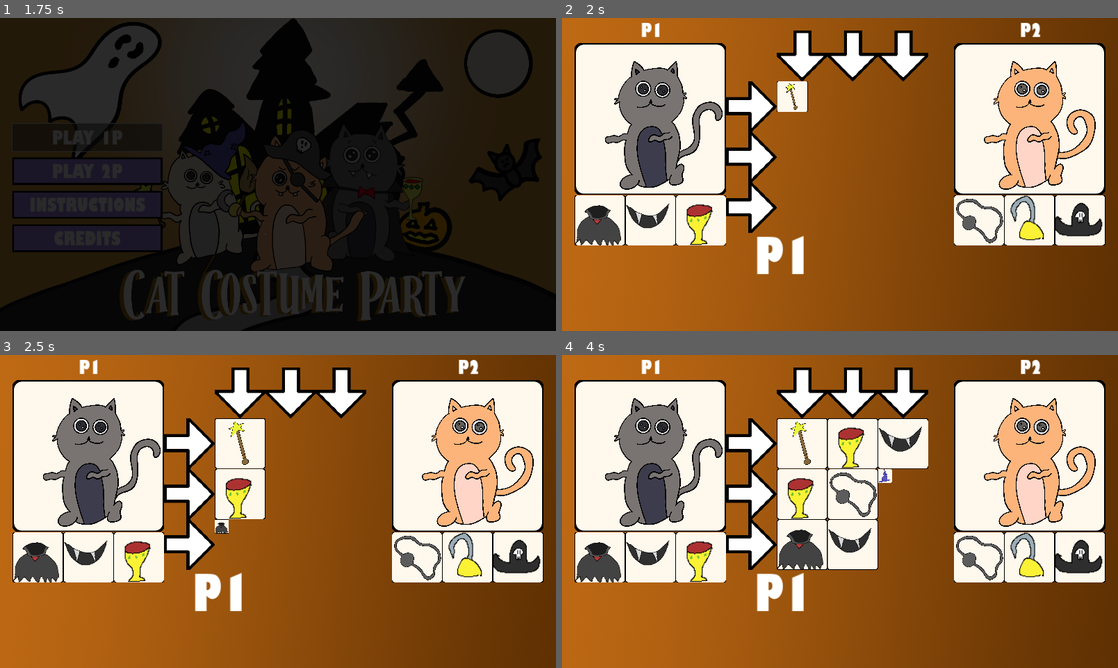
Above: before the commit, frames 1-4 (two rows, left to right).
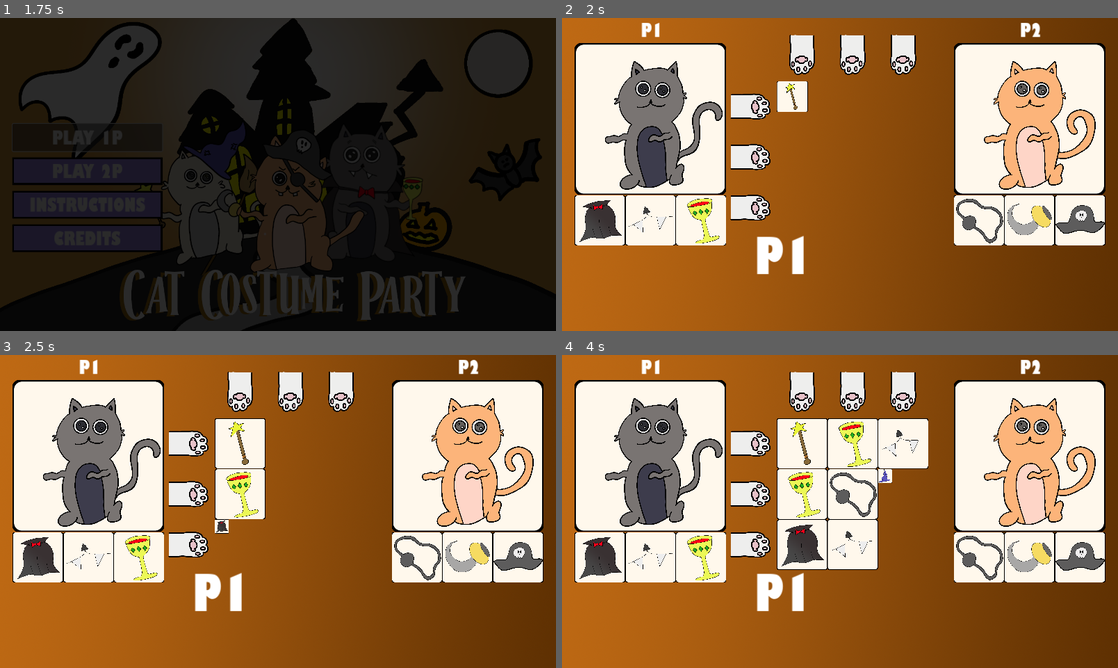
Above: after the commit, the same moments.

Repository: Zami77/CatCostumeParty
Game: Godot game, scene res://managers/GameManager.tscn
Same seed, same stepped clock (60 frames per second), same inputs: the game is played once before the commit and once after it. Sound files missing from this copy of the repository are replaced by a short silence.
Inputs (mouse positions are in pixels of both pictures, inside the frame that each line leads up to):
- Up to frame 1 (1.75 s): move the mouse to (400, 158) at 0.52 s; press the mouse at (400, 158) at 0.53 s; release the mouse at (400, 158) at 1.25 s; click "PLAY 1P" at 1.25 s
- Up to frame 2 (2 s): no input
- Up to frame 3 (2.5 s): click (189, 442) at 2 s
- Up to frame 4 (4 s): click (751, 492) at 2.75 s; click (751, 545) at 3.5 s

Frame 1 is identical in both runs. In frame 2, 5.8% of the frame differs, in the area x 2-98%, y 4-73%; in frame 3, 6.4%; in frame 4, 8.0%.

Commit message:
costume pieces added and cat paw selector added

Diff:
--- a/CatCostumeParty/common/CostumePieceTextures.gd
+++ b/CatCostumeParty/common/CostumePieceTextures.gd
@@ -6,9 +6,9 @@
 static var wizard_hat: Texture = preload("res://costume_pieces/costume_piece_art/wizard_hat.png")
 
 static var eye_patch: Texture = preload("res://costume_pieces/costume_piece_art/pirate_eyepatch1.png")
-static var hook: Texture = preload("res://costume_pieces/prototype_costume_pieces/hook_prototype.png")
-static var pirate_hat: Texture = preload("res://costume_pieces/prototype_costume_pieces/pirate_hat_prototype.png")
+static var hook: Texture = preload("res://costume_pieces/costume_piece_art/pirate_hook1.png")
+static var pirate_hat: Texture = preload("res://costume_pieces/costume_piece_art/pirate_hat1.png")
 
-static var fangs: Texture = preload("res://costume_pieces/prototype_costume_pieces/fangs_prototype.png")
-static var cloak: Texture = preload("res://costume_pieces/prototype_costume_pieces/cloak_prototype.png")
-static var goblet: Texture = preload("res://costume_pieces/prototype_costume_pieces/goblet_prototype.png")
+static var fangs: Texture = preload("res://costume_pieces/costume_piece_art/dracula_fangs1.png")
+static var cloak: Texture = preload("res://costume_pieces/costume_piece_art/dracula_cape1.png")
+static var goblet: Texture = preload("res://costume_pieces/costume_piece_art/dracula_ goblet1.png")
--- a/CatCostumeParty/costume_piece_grid/CostumePieceGrid.tscn
+++ b/CatCostumeParty/costume_piece_grid/CostumePieceGrid.tscn
@@ -1,10 +1,10 @@
 [gd_scene load_steps=6 format=3 uid="uid://bt757vxvg1fgg"]
 
 [ext_resource type="Script" path="res://costume_piece_grid/CostumePieceGrid.gd" id="1_n526l"]
-[ext_resource type="Texture2D" uid="uid://c2a8ee06boskr" path="res://costume_piece_grid/row_selector_prototype.png" id="2_smpky"]
-[ext_resource type="Texture2D" uid="uid://foesl77b4yrw" path="res://costume_piece_grid/row_selector_disabled_prototype.png" id="3_3fd86"]
-[ext_resource type="Texture2D" uid="uid://din4y41jds2gx" path="res://costume_piece_grid/col_selector_prototype.png" id="3_30hck"]
-[ext_resource type="Texture2D" uid="uid://bklq0unh7uuhe" path="res://costume_piece_grid/col_selector_disabled_prototype.png" id="5_vx5ov"]
+[ext_resource type="Texture2D" uid="uid://bdivs0dtvk7fv" path="res://costume_piece_grid/cat_paw_selector/cat_paw_go_row_selector.png" id="2_hnhsd"]
+[ext_resource type="Texture2D" uid="uid://bytikx41iyjoq" path="res://costume_piece_grid/cat_paw_selector/cat_paw_stop_row_selector.png" id="3_o6rgd"]
+[ext_resource type="Texture2D" uid="uid://bjvl0wremwdvt" path="res://costume_piece_grid/cat_paw_selector/cat_paw_go_col_selector.png" id="4_7efea"]
+[ext_resource type="Texture2D" uid="uid://bd62whcd67r31" path="res://costume_piece_grid/cat_paw_selector/cat_paw_stop_col_selector.png" id="5_r3qv4"]
 
 [node name="CostumePieceGrid" type="Node2D"]
 script = ExtResource("1_n526l")
@@ -12,39 +12,51 @@
 [node name="RowSelector0" type="TextureButton" parent="."]
 offset_left = -128.0
 offset_bottom = 128.0
-texture_normal = ExtResource("2_smpky")
-texture_disabled = ExtResource("3_3fd86")
+texture_normal = ExtResource("2_hnhsd")
+texture_disabled = ExtResource("3_o6rgd")
+ignore_texture_size = true
+stretch_mode = 0
 
 [node name="RowSelector1" type="TextureButton" parent="."]
 offset_left = -128.0
 offset_top = 128.0
 offset_bottom = 256.0
-texture_normal = ExtResource("2_smpky")
-texture_disabled = ExtResource("3_3fd86")
+texture_normal = ExtResource("2_hnhsd")
+texture_disabled = ExtResource("3_o6rgd")
+ignore_texture_size = true
+stretch_mode = 0
 
 [node name="RowSelector2" type="TextureButton" parent="."]
 offset_left = -128.0
 offset_top = 256.0
 offset_bottom = 384.0
-texture_normal = ExtResource("2_smpky")
-texture_disabled = ExtResource("3_3fd86")
+texture_normal = ExtResource("2_hnhsd")
+texture_disabled = ExtResource("3_o6rgd")
+ignore_texture_size = true
+stretch_mode = 0
 
 [node name="ColSelector0" type="TextureButton" parent="."]
 offset_top = -128.0
 offset_right = 128.0
-texture_normal = ExtResource("3_30hck")
-texture_disabled = ExtResource("5_vx5ov")
+texture_normal = ExtResource("4_7efea")
+texture_disabled = ExtResource("5_r3qv4")
+ignore_texture_size = true
+stretch_mode = 0
 
 [node name="ColSelector1" type="TextureButton" parent="."]
 offset_left = 128.0
 offset_top = -128.0
 offset_right = 256.0
-texture_normal = ExtResource("3_30hck")
-texture_disabled = ExtResource("5_vx5ov")
+texture_normal = ExtResource("4_7efea")
+texture_disabled = ExtResource("5_r3qv4")
+ignore_texture_size = true
+stretch_mode = 0
 
 [node name="ColSelector2" type="TextureButton" parent="."]
 offset_left = 256.0
 offset_top = -128.0
 offset_right = 384.0
-texture_normal = ExtResource("3_30hck")
-texture_disabled = ExtResource("5_vx5ov")
+texture_normal = ExtResource("4_7efea")
+texture_disabled = ExtResource("5_r3qv4")
+ignore_texture_size = true
+stretch_mode = 0
Binary file added: CatCostumeParty/costume_piece_grid/cat_paw_selector/cat_paw_go_col_selector.png
Not shown, added: CatCostumeParty/costume_piece_grid/cat_paw_selector/cat_paw_go_col_selector.png.import
Binary file added: CatCostumeParty/costume_piece_grid/cat_paw_selector/cat_paw_go_row_selector.png
Not shown, added: CatCostumeParty/costume_piece_grid/cat_paw_selector/cat_paw_go_row_selector.png.import
Binary file added: CatCostumeParty/costume_piece_grid/cat_paw_selector/cat_paw_stop_col_selector.png
Not shown, added: CatCostumeParty/costume_piece_grid/cat_paw_selector/cat_paw_stop_col_selector.png.import
Binary file added: CatCostumeParty/costume_piece_grid/cat_paw_selector/cat_paw_stop_row_selector.png
Not shown, added: CatCostumeParty/costume_piece_grid/cat_paw_selector/cat_paw_stop_row_selector.png.import
Binary file added: CatCostumeParty/costume_pieces/costume_piece_art/dracula_ goblet1.png
Not shown, added: CatCostumeParty/costume_pieces/costume_piece_art/dracula_ goblet1.png.import
Binary file added: CatCostumeParty/costume_pieces/costume_piece_art/dracula_cape1.png
Not shown, added: CatCostumeParty/costume_pieces/costume_piece_art/dracula_cape1.png.import
(and 6 more such lines)
